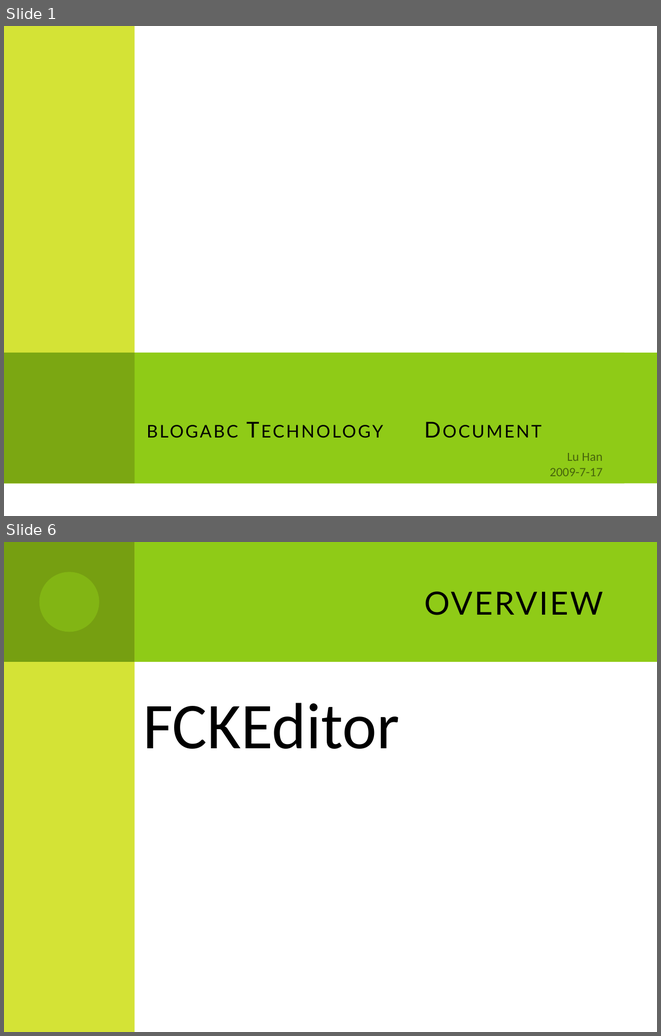
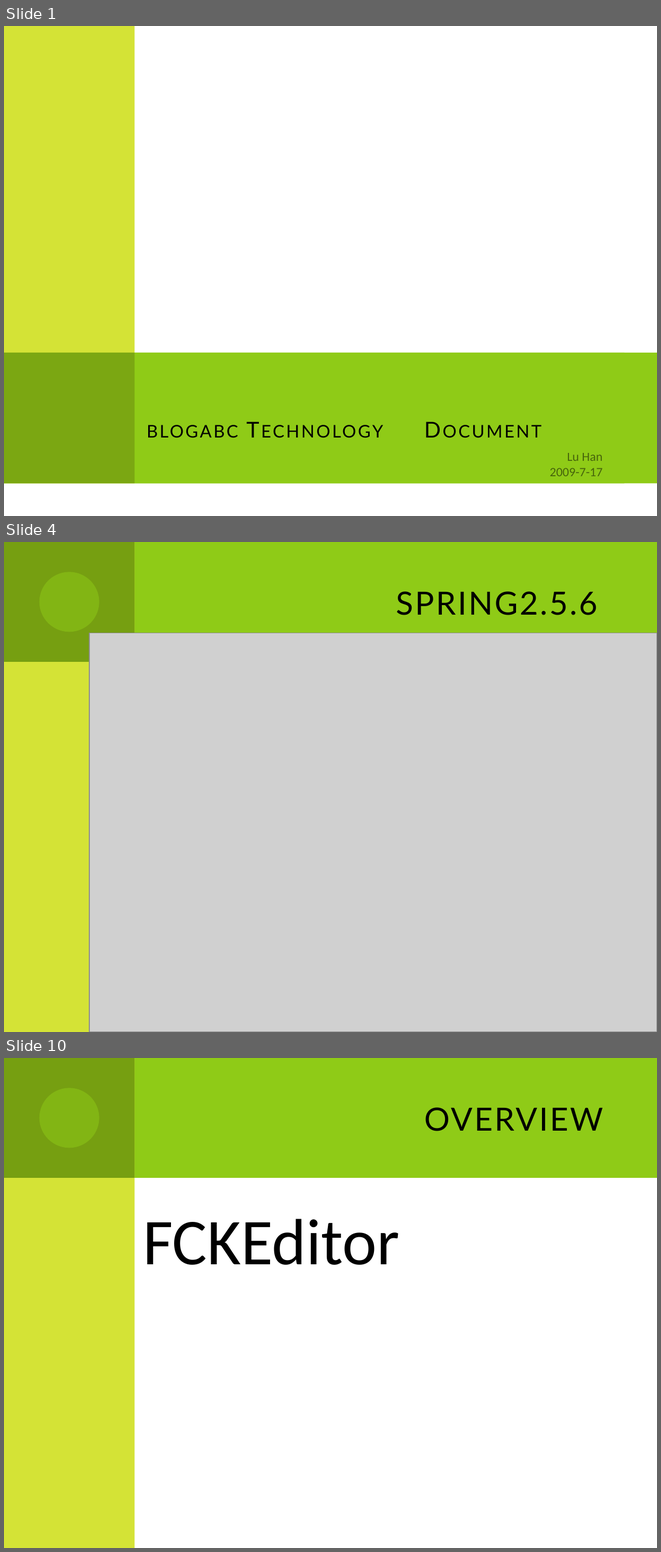
Before and after one commit to ivwsai/blogabc, a slide deck: doc/20090717/rvblog 技术文档.pptx. Shown one above the other, each under a label of ours: slides 1 and 6 before the commit, slides 1, 4 and 10 after it; the slides between them are not shown. The pictures are 661x1036 and 661x1552 pixels, drawn with LibreOffice and Linux fonts; fonts in the diff are those of the drawing; grey boxes stand for pictures. Boxes give left, top, right and bottom in pixels: in the first picture for what was removed or moved away, otherwise in the second. Text is boxed around its words. In the diff, an @@ line names an element or a change of style, - is before the commit and + after.

```diff
--- a/doc/20090717/rvblog 技术文档.pptx
+++ b/doc/20090717/rvblog 技术文档.pptx
@@ slide 4 added at [4, 542, 657, 1032], background #FFFFFF; not listed: 4 template elements that a slide beside it also shows @@
@@ title added at [396, 591, 597, 615], 44 pt, text #000000, small capitals @@
+spring2.5.6
@@ picture added at [89, 633, 657, 1032] @@
@@ what was slide 6 is now slide 10 @@
```
Also in this commit, not shown: 4 slides changed, 3 other slides added, 2 slides removed.
